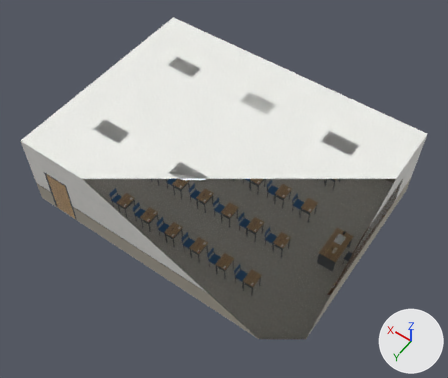
An edit to the glTF model assets/models/env/second_ai/gongtong_3f.glb, drawn before and after from the same camera.
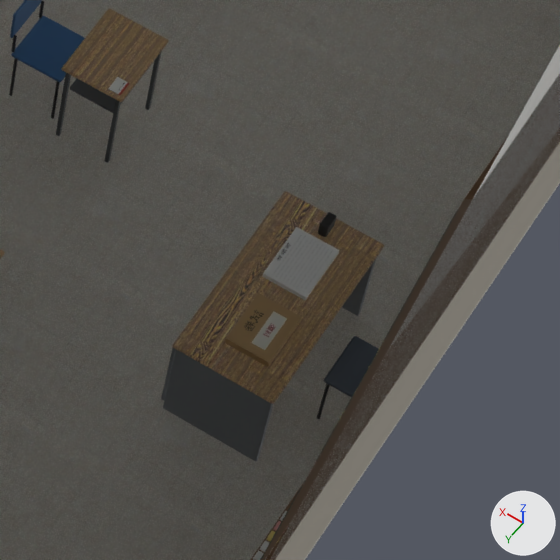
Each version appears first whole from a 50 mm lens placed at (-9.05, 12.72, 20.27), pointed at (-0.36, 0.56, 1.16), and next in a close-up on the part from 65% to 85% of the width and 52% to 76% of the height. The lights are fixed; the arrows at lower right show +X, +Y and +Z. The last two pictures show the newer version. Everything nearer to the camera than a plane just in front of the edit is cut away. Where no turn or scale is listed for an object, it has been applied to the vertices. Vertices at exactly the same position are counted once.

Objects in the first close-up: 'WALL_W_trim', 'WALL_W_wain', 'WALL_W_wall', 'gongtong_3f_floorm', 'gongtong_3f_metal', 'gongtong_3f_prints', 'gongtong_3f_props', 'gongtong_3f_woodparts' and 1 more.
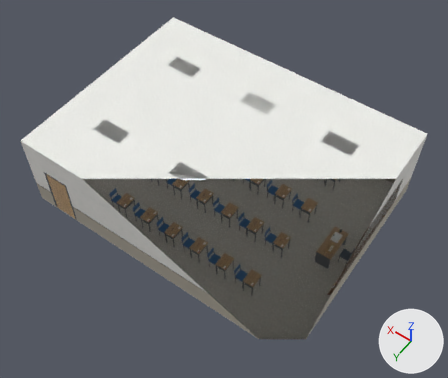
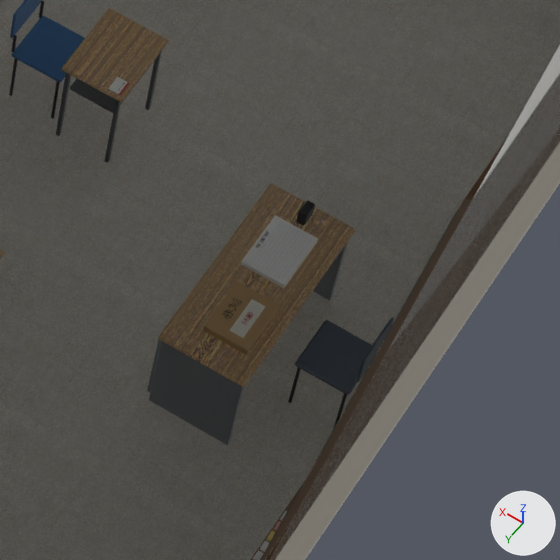
Where the change shows, as pixel boxes (x1, y1, x2, y2) in the close-ups (560 x 560 px; the box of a moved part takes in the faces that stretch with it):
'gongtong_3f_woodparts', reshaped
    before: (0, 8, 384, 404)
    after: (0, 8, 355, 387)
'gongtong_3f_props', reshaped
    before: (10, 0, 378, 461)
    after: (10, 0, 394, 445)
'gongtong_3f_prints', reshaped
    before: (108, 77, 339, 362)
    after: (108, 77, 318, 350)
part 1 of me_gongtong_3f_prints, moved or reshaped
    before: (226, 293, 301, 362)
    after: (204, 281, 280, 350)
part 2 of me_gongtong_3f_prints, moved or reshaped
    before: (263, 227, 339, 297)
    after: (242, 215, 318, 285)
part 3 of me_gongtong_3f_props, moved or reshaped
    before: (161, 348, 176, 400)
    after: (147, 339, 162, 392)
part 4 of me_gongtong_3f_props, moved or reshaped
    before: (163, 350, 273, 461)
    after: (149, 342, 244, 445)
part 5 of me_gongtong_3f_props, moved or reshaped
    before: (342, 259, 376, 316)
    after: (313, 242, 348, 300)
part 6 of me_gongtong_3f_props, moved or reshaped
    before: (225, 317, 302, 367)
    after: (203, 306, 280, 355)
part 7 of me_gongtong_3f_props, moved or reshaped
    before: (262, 253, 339, 300)
    after: (241, 242, 317, 288)
part 8 of me_gongtong_3f_props, moved or reshaped
    before: (262, 254, 338, 300)
    after: (242, 243, 316, 288)
part 9 of me_gongtong_3f_props, moved or reshaped
    before: (263, 258, 335, 299)
    after: (241, 244, 315, 287)
part 10 of me_gongtong_3f_props, moved or reshaped
    before: (264, 252, 339, 299)
    after: (241, 241, 317, 286)
part 11 of me_gongtong_3f_props, moved or reshaped
    before: (263, 253, 338, 298)
    after: (242, 242, 316, 286)
part 12 of me_gongtong_3f_props, moved or reshaped
    before: (263, 254, 337, 297)
    after: (243, 239, 318, 286)
part 13 of me_gongtong_3f_props, moved or reshaped
    before: (318, 212, 337, 237)
    after: (296, 200, 315, 226)
part 14 of me_gongtong_3f_props, moved or reshaped
    before: (324, 336, 378, 397)
    after: (295, 320, 372, 395)
part 15 of me_gongtong_3f_props, moved or reshaped (not visible before)
    after: (356, 317, 394, 382)
part 16 of me_gongtong_3f_woodparts, moved or reshaped
    before: (173, 191, 384, 404)
    after: (158, 184, 355, 387)

The edits, one by one:
me_gongtong_3f_prints is used by ob_gongtong_3f_prints; location (0.0, 0.0, 0.0).
me_gongtong_3f_prints had 104 vertices, 52 faces and spanned x -5.3..2.55, y -2.85..3.27, z 0.74..0.8.
me_gongtong_3f_prints now has 104 vertices, 52 faces and spans x -5.15..2.55, y -2.85..3.27, z 0.74..0.8.
me_gongtong_3f_prints part 1: the loose piece of 4 vertices spanning x -5.3..-5.0, y 0.1..0.5, z 0.8 is moved by (0.15, 0.0, 0.0).
me_gongtong_3f_prints part 2: the loose piece of 4 vertices spanning x -5.25..-4.95, y -0.47..-0.05, z 0.79 is moved by (0.15, 0.0, 0.0).
me_gongtong_3f_props is used by ob_gongtong_3f_props; location (0.0, 0.0, 0.0).
me_gongtong_3f_props had 3914 vertices, 7440 faces and spanned x -5.97..5.85, y -3.42..3.79, z 0.0..3.4.
me_gongtong_3f_props now has 3914 vertices, 7440 faces and spans x -5.77..5.85, y -3.42..3.79, z 0.0..3.4.
me_gongtong_3f_props part 3: the loose piece of 8 vertices spanning x -4.77..-4.75, y -0.68..0.68, z 0.1..0.72 is moved by (0.1, 0.0, 0.0).
me_gongtong_3f_props part 4: the loose piece of 8 vertices spanning x -5.43..-4.77, y 0.63..0.67, z 0.0..0.72 is scaled about its middle by (0.848, 1, 1), then moved by (0.15, 0.0, 0.0).
me_gongtong_3f_props part 5: the loose piece of 8 vertices spanning x -5.43..-4.77, y -0.67..-0.63, z 0.0..0.72 is scaled about its middle by (0.848, 1, 1), then moved by (0.15, 0.0, 0.0).
me_gongtong_3f_props part 6: the loose piece of 8 vertices spanning x -5.3..-5.0, y 0.1..0.5, z 0.75..0.8 is moved by (0.15, 0.0, 0.0).
me_gongtong_3f_props part 7: the loose piece of 8 vertices spanning x -5.25..-4.95, y -0.47..-0.05, z 0.75 is moved by (0.15, 0.0, 0.0).
me_gongtong_3f_props part 8: the loose piece of 8 vertices spanning x -5.25..-4.95, y -0.47..-0.05, z 0.76 is moved by (0.15, 0.0, 0.0).
me_gongtong_3f_props part 9: the loose piece of 8 vertices spanning x -5.25..-4.95, y -0.47..-0.05, z 0.76..0.77 is moved by (0.15, 0.0, 0.0).
me_gongtong_3f_props part 10: the loose piece of 8 vertices spanning x -5.25..-4.95, y -0.47..-0.05, z 0.77 is moved by (0.15, 0.0, 0.0).
me_gongtong_3f_props part 11: the loose piece of 8 vertices spanning x -5.25..-4.95, y -0.47..-0.05, z 0.77..0.78 is moved by (0.15, 0.0, 0.0).
me_gongtong_3f_props part 12: the loose piece of 8 vertices spanning x -5.25..-4.95, y -0.47..-0.05, z 0.78..0.79 is moved by (0.15, 0.0, 0.0).
me_gongtong_3f_props part 13: the loose piece of 56 vertices spanning x -5.13..-5.07, y -0.64..-0.52, z 0.75..0.86 is moved by (0.15, 0.0, 0.0).
me_gongtong_3f_props part 14: the loose piece of 56 vertices spanning x -5.94..-5.56, y -0.2..0.2, z 0.43..0.46 is moved by (0.2, 0.0, 0.0).
me_gongtong_3f_props part 15: the loose piece of 56 vertices spanning x -5.97..-5.95, y -0.19..0.19, z 0.6..0.85 is moved by (0.2, 0.0, 0.0).
me_gongtong_3f_woodparts is used by ob_gongtong_3f_woodparts; location (0.0, 0.0, 0.0).
me_gongtong_3f_woodparts had 600 vertices, 1100 faces and spanned x -5.45..2.88, y -3.3..3.3, z 0.72..0.75.
me_gongtong_3f_woodparts now has 600 vertices, 1100 faces and spans x -5.25..2.88, y -3.3..3.3, z 0.72..0.75.
me_gongtong_3f_woodparts part 16: the loose piece of 24 vertices spanning x -5.45..-4.75, y -0.7..0.7, z 0.72..0.75 is scaled about its middle by (0.854, 1, 1), then moved by (0.15, 0.0, 0.0).
